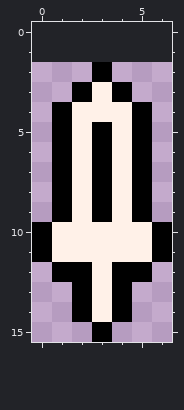
Pixel-art file: assets/imgs/regular_sword.aseprite. The picture above is the old version.
7x14 pixels, 1 frame. The old version is drawn lined up with the new one, on the new canvas.
The same view after the edit:
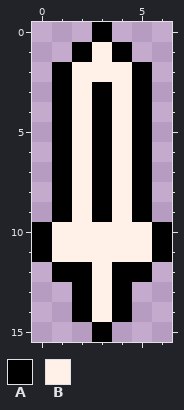
Palette (. is transparent): A #000000  B #fff1e8
Changes in this commit:
{"change": "canvas 7x14 -> 7x16, the old top-left corner now at 0,2"}
{"y":0,"x":3,"old":".","new":"A"}
{"y":1,"x":2,"old":"...","new":"ABA"}
{"y":2,"x":1,"old":"..A..","new":"ABBBA"}
{"y":3,"x":1,"old":".ABA.","new":"ABABA"}
{"y":4,"x":3,"old":"B","new":"A"}
{"label":"changed","picture_box":[52,22,152,122]}
